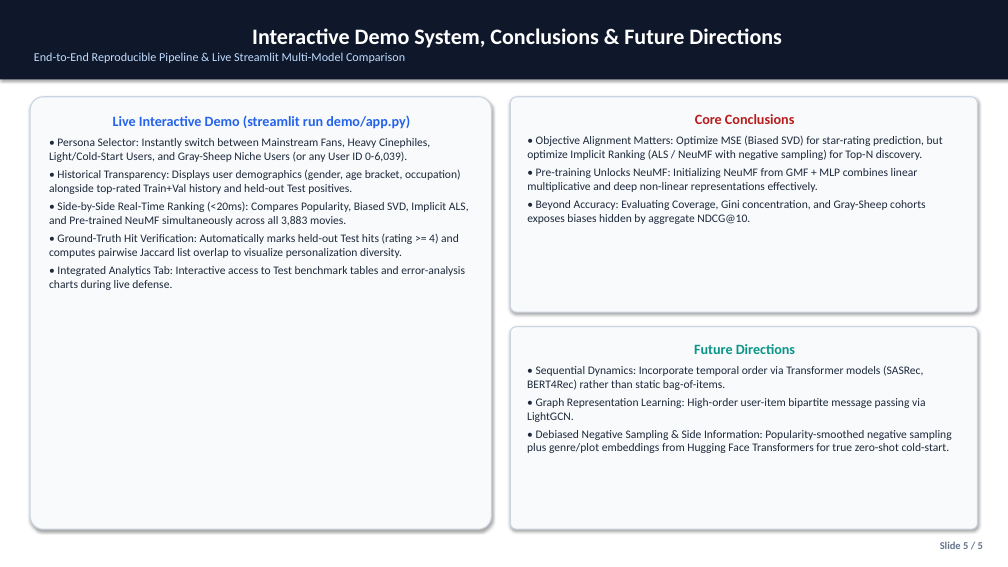
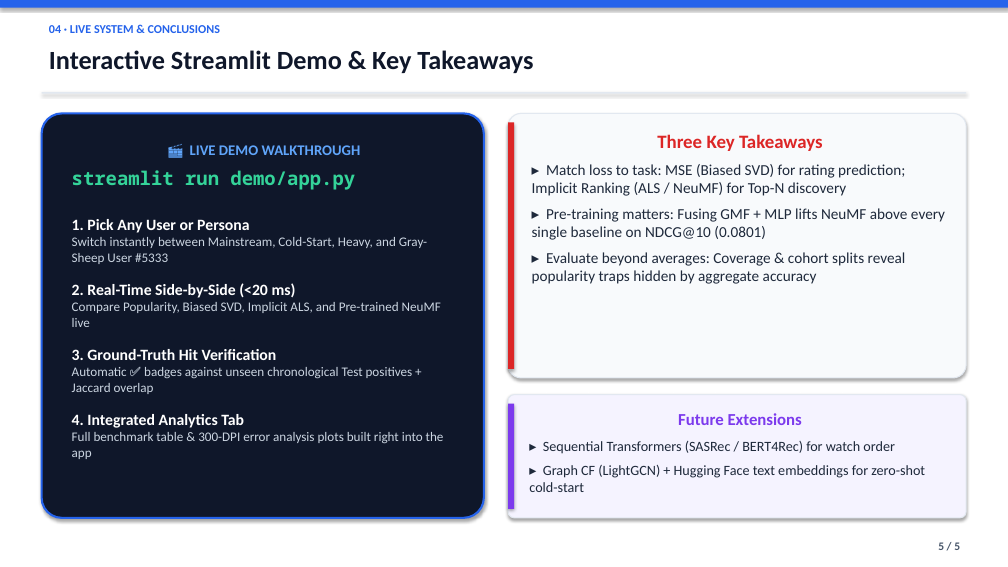
Before and after one commit to AlexTh4i/movielens-1m-recsys, a slide deck: slide 5 of docs/presentation_5_slides.pptx. Drawn at 1008x567 pixels with LibreOffice and Linux fonts; fonts in the diff are those of the drawing. Boxes give left, top, right and bottom in pixels: in the first picture for what was removed or moved away, otherwise in the second. Text is boxed around its words. In the diff, an @@ line names an element or a change of style, - is before the commit and + after.

Commit message:
Redesign 5-slide defense deck in keynote style and add non-tech 5-slide explainer deck

```diff
--- a/docs/presentation_5_slides.pptx
+++ b/docs/presentation_5_slides.pptx
@@ rectangle: place and size @@
-rectangle at [0,0,1008,79]
+rectangle at [0,0,1008,8]
@@ rectangle at [0,0,1008,8]: fill #0F172A to #2563EB @@
@@ text in rectangle at [34,28,782,63]: text removed @@
-Interactive Demo System, Conclusions & Future Directions
-End-to-End Reproducible Pipeline & Live Streamlit Multi-Model Comparison
@@ text added at [49,25,220,33], 11.5 pt, text #2563EB, bold @@
+04 · LIVE SYSTEM & CONCLUSIONS
@@ text added at [49,50,533,73], 25 pt, text #0F172A, bold @@
+Interactive Streamlit Demo & Key Takeaways
@@ rounded rectangle "🎬 LIVE DEMO WALKTHROUGH": place and size @@
-rounded rectangle "🎬 LIVE DEMO WALKTHROUGH" at [30,97,492,529]
+rounded rectangle "🎬 LIVE DEMO WALKTHROUGH" at [42,113,484,518]
@@ rounded rectangle "🎬 LIVE DEMO WALKTHROUGH" at [42,113,484,518]: fill #F8FAFC to #0F172A; outline #CBD5E1 1 pt to #2563EB 2 pt; proportions changed @@
@@ rectangle added at [42,92,966,94], fill #E2E8F0 @@
@@ rounded rectangle "Three Key Takeaways": place and size @@
-rounded rectangle "Three Key Takeaways" at [510,97,978,312]
+rounded rectangle "Three Key Takeaways" at [508,113,966,378]
@@ rounded rectangle "Three Key Takeaways" at [508,113,966,378]: outline #CBD5E1 1 pt to #E2E8F0 1 pt; proportions changed @@
@@ text in rounded rectangle at [72,145,444,459]: text changed; size 11 to 12.5 pt; text colour #1E293B to #CBD5E1 @@
-Live Interactive Demo (streamlit run demo/app.py)
-• Persona Selector: Instantly switch between Mainstream Fans, Heavy Cinephiles, Light/Cold-Start Users, and Gray-Sheep Niche Users (or any User ID 0-6,039).
-• Historical Transparency: Displays user demographics (gender, age bracket, occupation) alongside top-rated Train+Val history and held-out Test positives.
-• Side-by-Side Real-Time Ranking (<20ms): Compares Popularity, Biased SVD, Implicit ALS, and Pre-trained NeuMF simultaneously across all 3,883 movies.
-• Ground-Truth Hit Verification: Automatically marks held-out Test hits (rating >= 4) and computes pairwise Jaccard list overlap to visualize personalization diversity.
-• Integrated Analytics Tab: Interactive access to Test benchmark tables and error-analysis charts during live defense.
+🎬 LIVE DEMO WALKTHROUGH
+streamlit run demo/app.py
+1. Pick Any User or Persona
+Switch instantly between Mainstream, Cold-Start, Heavy, and Gray-Sheep User #5333
+2. Real-Time Side-by-Side (<20 ms)
+Compare Popularity, Biased SVD, Implicit ALS, and Pre-trained NeuMF live
+3. Ground-Truth Hit Verification
+Automatic ✅ badges against unseen chronological Test positives + Jaccard overlap
+4. Integrated Analytics Tab
+Full benchmark table & 300-DPI error analysis plots built right into the app
@@ rectangle added at [508,123,514,369], fill #DC2626 @@
@@ text in rounded rectangle at [532,134,945,284]: text changed; size 11 to 14.5 pt @@
-Core Conclusions
-• Objective Alignment Matters: Optimize MSE (Biased SVD) for star-rating prediction, but optimize Implicit Ranking (ALS / NeuMF with negative sampling) for Top-N discovery.
-• Pre-training Unlocks NeuMF: Initializing NeuMF from GMF + MLP combines linear multiplicative and deep non-linear representations effectively.
-• Beyond Accuracy: Evaluating Coverage, Gini concentration, and Gray-Sheep cohorts exposes biases hidden by aggregate NDCG@10.
+Three Key Takeaways
+▸ Match loss to task: MSE (Biased SVD) for rating prediction; Implicit Ranking (ALS / NeuMF) for Top-N discovery
+▸ Pre-training matters: Fusing GMF + MLP lifts NeuMF above every single baseline on NDCG@10 (0.0801)
+▸ Evaluate beyond averages: Coverage & cohort splits reveal popularity traps hidden by aggregate accuracy
@@ rounded rectangle "Future Extensions": place and size @@
-rounded rectangle "Future Extensions" at [510,327,978,529]
+rounded rectangle "Future Extensions" at [508,395,966,518]
@@ rounded rectangle "Future Extensions" at [508,395,966,518]: fill #F8FAFC to #F5F3FF; outline #CBD5E1 1 pt to #E2E8F0 1 pt; proportions changed @@
@@ rectangle added at [508,404,514,509], fill #7C3AED @@
@@ text in rounded rectangle at [529,413,925,492]: text changed; size 11 to 13.5 pt @@
-Future Directions
-• Sequential Dynamics: Incorporate temporal order via Transformer models (SASRec, BERT4Rec) rather than static bag-of-items.
-• Graph Representation Learning: High-order user-item bipartite message passing via LightGCN.
-• Debiased Negative Sampling & Side Information: Popularity-smoothed negative sampling plus genre/plot embeddings from Hugging Face Transformers for true zero-shot cold-start.
+Future Extensions
+▸ Sequential Transformers (SASRec / BERT4Rec) for watch order
+▸ Graph CF (LightGCN) + Hugging Face text embeddings for zero-shot cold-start
@@ text at [938,542,960,550]: text changed; size 10 to 11 pt; text colour #64748B to #475569 @@
-Slide 5 / 5
+5 / 5
```
Also in this commit, not shown: 3 other slides changed, 1 slide added, 1 slide removed, 9 other files.
